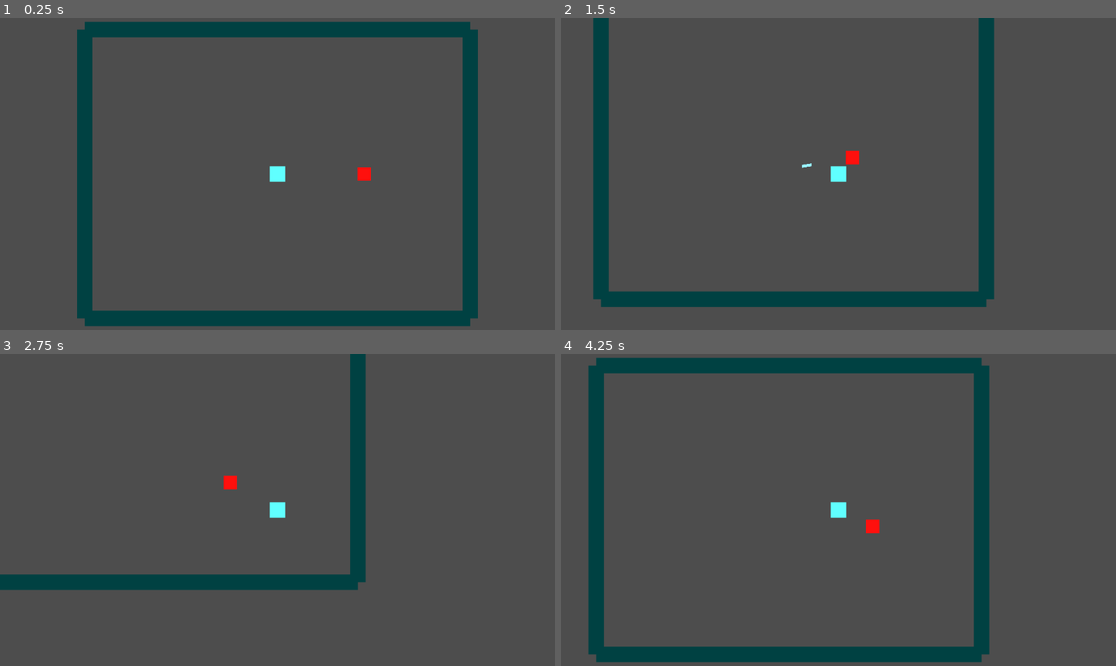
Above: before the commit, frames 1-4 (two rows, left to right).
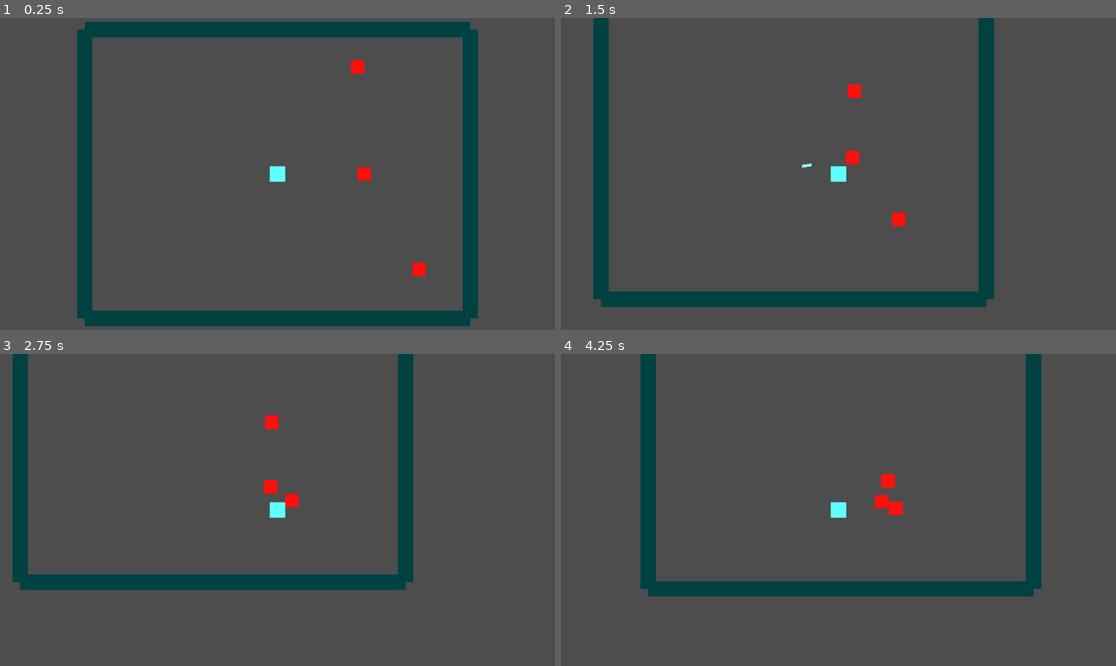
Above: after the commit, the same moments.

Repository: Litrudy/combine-dao
Game: Godot game, scene res://scenes/player/realm_test_map.tscn
Two runs of this game, one before a commit and one after it. Both use one fixed random seed, a clock stepped at 60 frames per second and the inputs below.
Inputs (mouse positions are in pixels of both pictures, inside the frame that each line leads up to):
- Up to frame 1 (0.25 s): no input
- Up to frame 2 (1.5 s): tap Enter at 0.5 s; move the mouse to (960, 158) at 0.52 s; hold D (move_right) 0.53-1.28 s; tap K at 0.6 s; move the mouse to (727, 189) at 1.27 s; hold S (move_down) from 1.28 s (still down); click (727, 189) at 1.35 s
- Up to frame 3 (2.75 s): tap K at 1.55, 2.1 s; move the mouse to (333, 441) at 2.02 s; release S (move_down) at 2.03 s; hold D (move_right) from 2.03 s (still down)
- Up to frame 4 (4.25 s): move the mouse to (810, 572) at 2.77 s; release D (move_right) at 2.78 s; hold W (move_up) 2.78-3.53 s; tap H at 2.85 s; tap K at 3.05, 3.6 s; move the mouse to (1005, 556) at 3.52 s; hold A (move_left) from 3.53 s (still down)

The runs differ from the first frame. In frame 1, 0.2% of the frame differs, in the area x 63-77%, y 13-83%; in frame 2, 0.2%; in frame 3, 7.0%; in frame 4, 20%, in the area x 4-87%, y 0-99%.

Commit message:
feat: 实现妖兽死亡修为奖励

Diff:
--- a/scenes/enemy/beast.gd
+++ b/scenes/enemy/beast.gd
@@ -11,11 +11,15 @@
 @export var attack_damage: int = 5
 ## 攻击冷却时间（秒）
 @export var attack_cooldown: float = 1.0
+## 死亡时给予玩家的修为奖励
+@export var cultivation_reward: int = 1
 
 ## 目标玩家节点
 var _player: Node2D
 ## 当前攻击冷却剩余时间，<=0 时可再次攻击
 var _attack_timer: float = 0.0
+## 死亡奖励是否已发放，保证只发放一次
+var _reward_granted: bool = false
 
 ## 自身气血组件（子节点 Vitals）
 @onready var vitals: Vitals = $Vitals
@@ -82,6 +86,20 @@
 	vitals.take_damage(amount)
 
 
-## 气血归零回调：妖兽消失
+## 气血归零回调：发放修为奖励并消失
 func _on_died() -> void:
+	_grant_reward()
 	queue_free()
+
+
+## 发放死亡修为奖励，保证只发放一次
+func _grant_reward() -> void:
+	if _reward_granted:
+		return
+	_reward_granted = true
+
+	# 找到 "player" 组中的玩家
+	var player: Node = get_tree().get_first_node_in_group("player")
+	# 玩家存在且具备 gain_cultivation_exp 方法时发放奖励
+	if player != null and player.has_method("gain_cultivation_exp"):
+		player.gain_cultivation_exp(cultivation_reward)
--- a/scenes/player/cultivator.gd
+++ b/scenes/player/cultivator.gd
@@ -15,6 +15,13 @@
 
 var qi_blood: int
 var mana: int
+
+## 当前修为
+var cultivation_exp: int = 0
+## 突破所需修为
+var cultivation_exp_required: int = 3
+## 修炼层数
+var cultivation_level: int = 1
 
 ## 攻击冷却剩余时间，<=0 时可再次攻击
 var _attack_timer: float = 0.0
@@ -87,6 +94,18 @@
 	_attack_timer = attack_cooldown
 
 
+# ===== 修为 =====
+
+## 获得修为（由妖兽死亡等外部来源调用）
+func gain_cultivation_exp(amount: int) -> void:
+	cultivation_exp += amount
+	print("获得修为：", amount, "，当前修为：", cultivation_exp, " / ", cultivation_exp_required)
+
+	# 修为达到突破所需值，暂时只提示（突破面板留待 M1 任务 6）
+	if cultivation_exp >= cultivation_exp_required:
+		print("修为已满，可以突破")
+
+
 # ===== 气血组件信号回调 =====
 
 ## 受伤时打印剩余气血
--- a/scenes/player/realm_test_map.tscn
+++ b/scenes/player/realm_test_map.tscn
@@ -79,3 +79,9 @@
 [node name="Beast" parent="WallRight" unique_id=748534951 instance=ExtResource("2_y2vg1")]
 position = Vector2(-200, 0)
 motion_mode = 1
+
+[node name="Beast" parent="." unique_id=1619129642 instance=ExtResource("2_y2vg1")]
+position = Vector2(178, -238)
+
+[node name="Beast2" parent="." unique_id=1007548353 instance=ExtResource("2_y2vg1")]
+position = Vector2(311, 209)
